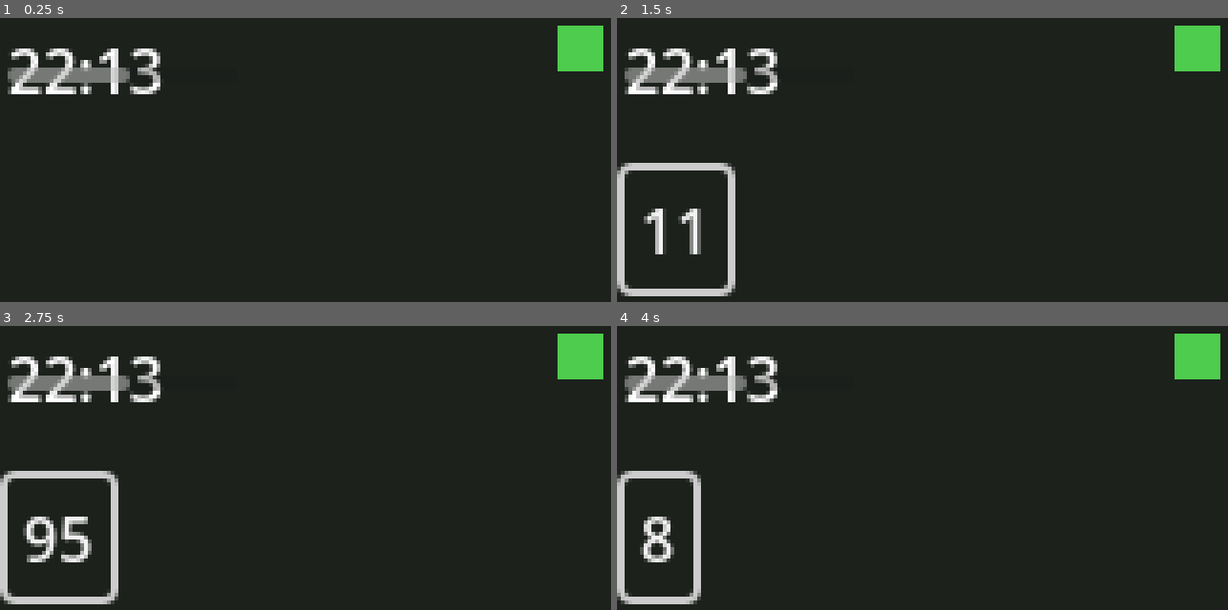
Above: before the commit, frames 1-4 (two rows, left to right).
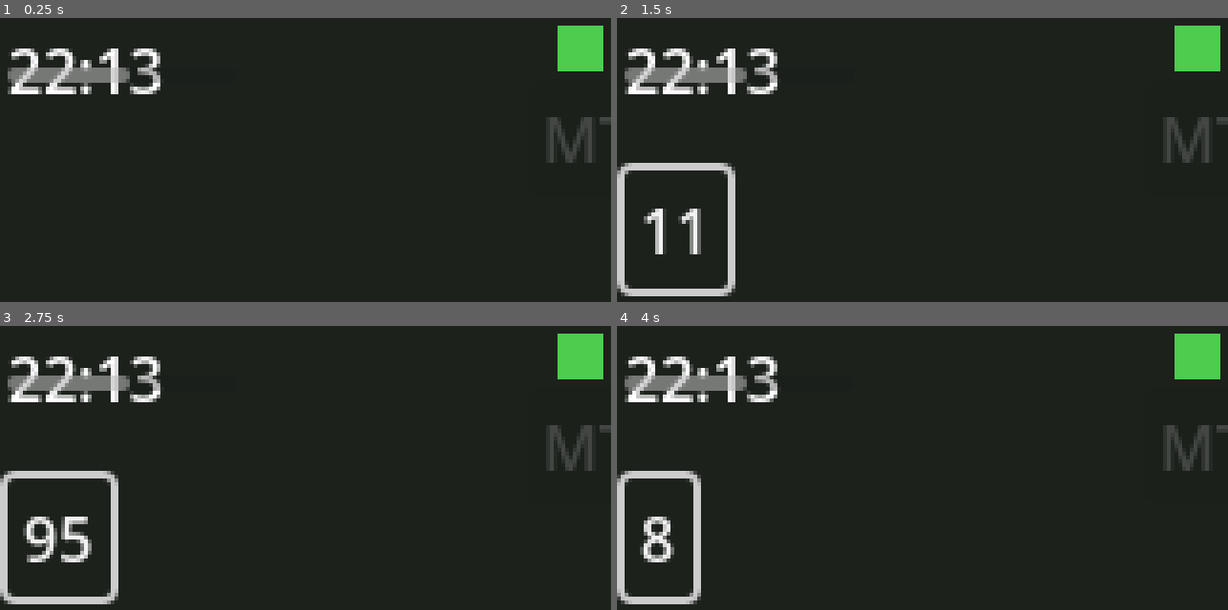
Above: after the commit, the same moments.

Repository: mkoh2/work.
Game: Godot game, scene res://scenes/Boot.tscn
Same seed, same stepped clock (60 frames per second), same inputs: the game is played once before the commit and once after it.
Inputs (mouse positions are in pixels of both pictures, inside the frame that each line leads up to):
- Up to frame 1 (0.25 s): no input
- Up to frame 2 (1.5 s): click (1197, 49) at 0.5 s; click (653, 194) at 1.27 s
- Up to frame 3 (2.75 s): click "11" at 2 s
- Up to frame 4 (4 s): click "95" at 2.75 s; click "67" at 3.5 s

The runs differ from the first frame. In frame 1, 0.5% of the frame differs, in the area x 90-100%, y 34-52%; in frame 2, 0.5%; in frame 3, 0.5%; in frame 4, 0.5%.

Commit message:
Add calendar-scheduled meetings with 8-bit room presentation
New task type (§6.2 item 5): meetings are fixed real-time calendar
events (one per weekday, random work-hours slot, 15-30 real minutes),
not randomized interrupts. Confirmed design: the player can join on
time, join late, or skip entirely -- nothing forces attendance. Joining
locks out the Desk for the meeting's real remaining duration, and tasks
that would have fired during that lockout count as missed too, reusing
§4's reconciliation rather than a parallel system, so attending has a
genuine cost against ordinary desk work.

- MeetingScheduler: calendar-slotted scheduling, on-time/late/missed
  attendance resolution, Trust deltas (0/-3/-8).
- Meeting.tscn/gd: the "8-bit glory" meeting room -- blocky retro
  attendee placeholders, distinct from the other tasks' panel look.
- Desk: a calendar chip that's only clickable once a meeting's window
  has opened (§1.1: nothing warns the player in advance).
- Refactored the local-time offset correction out of TaskScheduler into
  Clock (local_datetime_from_unix / unix_from_local_datetime) since
  MeetingScheduler needed the same conversion, including its inverse.

Found and fixed two real bugs by testing against the actual engine
before writing this into the scaffold as fact:
1. Time.get_unix_time_from_datetime_dict() does NOT normalize an
   out-of-range "day" field across a month boundary -- it errors and
   returns epoch 0. An earlier draft that stepped through calendar days
   by mutating a dict's day field would have silently scheduled
   meetings in 1970 the first time it crossed a month end. Rewrote the
   scheduling search to step forward via pure unix-epoch arithmetic
   instead, verified against a 20-day span crossing a real month
   boundary (Sept->Oct) with correct weekday/date rollover throughout.
2. Caught my own mistake during cleanup: `git checkout -- project.godot`
   (used to revert a temporary test edit to run/main_scene) discarded
   the uncommitted MeetingScheduler autoload registration too, since it
   reverts the whole file, not just the intended line. Caught immediately
   by re-running the boot test before committing; fixed by re-adding the
   registration rather than trusting the edit had survived.

Validated end-to-end against a real Godot 4.3 binary (still not
available as a persistent tool, downloaded fresh for this session):
clean boot with no errors, all three attendance paths exercised through
the real autoloads (on-time resolves with delta 0 confirmed via a
temporary main-scene test harness, late correctly detected and
displayed, missed confirmed via simulated multi-day-absence
reconciliation producing the correct count of missed meetings).

Co-Authored-By: Claude Sonnet 5 <noreply@anthropic.com>
Claude-Session: https://claude.ai/code/session_019yVjTR59U9K9aH1a3sS9KA

Diff:
--- a/autoload/Clock.gd
+++ b/autoload/Clock.gd
@@ -57,6 +57,35 @@
 	return "%02d:%02d" % [dt.hour, dt.minute]
 
 
+## Time.get_datetime_dict_from_unix_time() only returns UTC -- confirmed
+## against the real engine, there is no local-time overload for an
+## arbitrary past/future timestamp (unlike get_datetime_dict_from_system(),
+## which is always local "now"). Anything that needs the player's local
+## calendar day for a timestamp other than "now" (TaskScheduler's §6.3
+## weekday volume, MeetingScheduler's calendar slots) goes through this
+## pair rather than reimplementing the offset correction. Approximation:
+## can be off by an hour across a DST transition between "now" and the
+## timestamp in question -- acceptable for calendar-flavor systems, not
+## worth a full timezone library over.
+func _local_offset_seconds() -> float:
+	var now: float = Time.get_unix_time_from_system()
+	var local_now := Time.get_datetime_dict_from_system()
+	var utc_now := Time.get_datetime_dict_from_unix_time(int(now))
+	return (Time.get_unix_time_from_datetime_dict(local_now)
+			- Time.get_unix_time_from_datetime_dict(utc_now))
+
+
+func local_datetime_from_unix(unix_time: float) -> Dictionary:
+	return Time.get_datetime_dict_from_unix_time(int(unix_time + _local_offset_seconds()))
+
+
+## Inverse of local_datetime_from_unix(): given a local calendar dict
+## (year/month/day/hour/minute/second), returns the unix timestamp it
+## corresponds to. Verified round-trip against the real engine.
+func unix_from_local_datetime(dt: Dictionary) -> float:
+	return Time.get_unix_time_from_datetime_dict(dt) - _local_offset_seconds()
+
+
 func get_current_day() -> int:
 	var start: float = SaveState.data.get("run_start_unix", 0.0)
 	if start <= 0.0:
@@ -75,6 +104,7 @@
 	var now := Time.get_unix_time_from_system()
 	var result := {
 		"missed_task_penalties": [],
+		"missed_meeting_count": 0,
 		"abandoned": false,
 		"won": false,
 		"started_new_run": false,
@@ -95,6 +125,18 @@
 		for penalty in missed:
 			TrustManager.apply_delta(penalty)
 		result["missed_task_penalties"] = missed
+
+		# Same catch-up pattern for calendar-scheduled meetings: keep
+		# resolving "missed" until we reach one whose window is still in
+		# the future. Bounded by MeetingScheduler's own 14-day search cap.
+		var missed_meetings := 0
+		while true:
+			var meeting_penalty: float = MeetingScheduler.reconcile()
+			if meeting_penalty == 0.0:
+				break
+			TrustManager.apply_delta(meeting_penalty)
+			missed_meetings += 1
+		result["missed_meeting_count"] = missed_meetings
 
 		# A day here is a rolling 24h window since the last time the app was
 		# open, not a calendar date -- avoids timezone edge cases and matches
--- /dev/null
+++ b/autoload/MeetingScheduler.gd
@@ -0,0 +1,128 @@
+extends Node
+## Calendar-scheduled meetings (GAME_DESIGN.md §6.2 -- new task type).
+## Unlike TaskScheduler's randomized interrupts, a meeting is a fixed
+## real-time calendar event: a start time and a duration, one per weekday,
+## not drawn from a rolling interval. Confirmed design: the player can join
+## on time, join late, or skip entirely -- nothing forces attendance, but
+## joining does lock out the Desk/tasks for the remainder of the meeting.
+
+signal meeting_resolved(status: String, trust_delta: float) # "on_time" | "late" | "missed"
+
+const MEETING_WEEKDAYS := [
+	Time.WEEKDAY_MONDAY, Time.WEEKDAY_TUESDAY, Time.WEEKDAY_WEDNESDAY,
+	Time.WEEKDAY_THURSDAY, Time.WEEKDAY_FRIDAY,
+] # none on weekends by default -- same open weekend question as §6.3
+
+const WORK_HOUR_START := 9
+const WORK_HOUR_END := 17
+const MIN_DURATION := 15.0 * 60.0
+const MAX_DURATION := 30.0 * 60.0
+const LATE_GRACE := 3.0 * 60.0 # joining within this long after start still counts on time
+
+const LATE_PENALTY := -3.0
+const MISSED_PENALTY := -8.0 # within the §5 -8..-20 bad-task range
+
+var _rng := RandomNumberGenerator.new()
+
+
+func _ready() -> void:
+	_rng.randomize()
+	if SaveState.data.get("next_meeting_unix", 0.0) == 0.0:
+		_schedule_next(Time.get_unix_time_from_system())
+
+
+func get_next_meeting_unix() -> float:
+	return SaveState.data.get("next_meeting_unix", 0.0)
+
+
+func get_next_meeting_duration() -> float:
+	return SaveState.data.get("next_meeting_duration", MIN_DURATION)
+
+
+func is_meeting_live(now: float = -1.0) -> bool:
+	if now < 0.0:
+		now = Time.get_unix_time_from_system()
+	var start: float = get_next_meeting_unix()
+	return now >= start and now < start + get_next_meeting_duration()
+
+
+func has_meeting_window_passed(now: float = -1.0) -> bool:
+	if now < 0.0:
+		now = Time.get_unix_time_from_system()
+	var start: float = get_next_meeting_unix()
+	return start > 0.0 and now >= start + get_next_meeting_duration()
+
+
+## Called by Clock.reconcile_on_launch() and by Desk's live loop. If the
+## current meeting's window fully passed without the player ever joining,
+## it's missed -- same "catch up on what happened while you weren't
+## looking" pattern as §4's missed tasks. Returns the penalty applied, or
+## 0.0 if there was nothing to reconcile.
+func reconcile() -> float:
+	if has_meeting_window_passed():
+		return resolve_attendance("missed")
+	return 0.0
+
+
+## Called when the player clicks to join, so the Meeting scene can reflect
+## whether this is an on-time or late join. The actual Trust delta is
+## applied at resolve_attendance() when the meeting ends, not at join time.
+func join_status(now: float = -1.0) -> String:
+	if now < 0.0:
+		now = Time.get_unix_time_from_system()
+	return "on_time" if (now - get_next_meeting_unix()) <= LATE_GRACE else "late"
+
+
+## Called when a meeting concludes: the player sat through it (status
+## already known from join_status()), or the window passed unattended
+## (status = "missed", via reconcile()). Schedules the next meeting and
+## returns the Trust delta to apply.
+func resolve_attendance(status: String) -> float:
+	var delta: float = 0.0
+	match status:
+		"on_time":
+			delta = 0.0 # attendance is expected, not rewarded -- see §6.2
+		"late":
+			delta = LATE_PENALTY
+		"missed":
+			delta = MISSED_PENALTY
+	meeting_resolved.emit(status, delta)
+	_schedule_next(get_next_meeting_unix() + get_next_meeting_duration())
+	return delta
+
+
+## Steps forward in whole days via unix-epoch arithmetic only -- never by
+## mutating a calendar dict's "day" field directly. Confirmed against the
+## real engine: Time.get_unix_time_from_datetime_dict() does NOT normalize
+## an out-of-range day across a month boundary, it errors and returns 0 --
+## an earlier draft of this function would have silently scheduled
+## meetings in 1970 the first time it crossed a month end. Always starts
+## the search tomorrow (never "later today"), which keeps this simple at
+## the cost of the very first meeting of a fresh run not landing on day 1.
+func _schedule_next(after_unix: float) -> void:
+	var after_local := Clock.local_datetime_from_unix(after_unix)
+	var midnight_dt := after_local.duplicate()
+	midnight_dt["hour"] = 0
+	midnight_dt["minute"] = 0
+	midnight_dt["second"] = 0
+	var midnight_unix: float = Clock.unix_from_local_datetime(midnight_dt)
+
+	for offset_days in range(1, 15): # MEETING_WEEKDAYS always hits within 7
+		var candidate_midnight: float = midnight_unix + offset_days * Clock.SECONDS_PER_DAY
+		var candidate_local := Clock.local_datetime_from_unix(candidate_midnight)
+		if int(candidate_local["weekday"]) in MEETING_WEEKDAYS:
+			var hour: int = _rng.randi_range(WORK_HOUR_START, WORK_HOUR_END - 1)
+			var minute: int = _rng.randi_range(0, 59)
+			# Adding hours/minutes as seconds directly to a local-midnight
+			# unix timestamp, rather than round-tripping through the
+			# datetime dict again -- safe pure epoch arithmetic, though a
+			# DST transition landing on this exact candidate day could
+			# shift the intended local hour by up to one hour. Same
+			# documented approximation as Clock's offset correction.
+			var start_unix: float = candidate_midnight + hour * 3600.0 + minute * 60.0
+			SaveState.data["next_meeting_unix"] = start_unix
+			SaveState.data["next_meeting_duration"] = _rng.randf_range(MIN_DURATION, MAX_DURATION)
+			SaveState.save()
+			return
+
+	push_warning("MeetingScheduler: found no meeting weekday within 14 days -- check MEETING_WEEKDAYS")
--- a/autoload/SaveState.gd
+++ b/autoload/SaveState.gd
@@ -22,6 +22,8 @@
 		"run_start_unix": 0.0,
 		"last_open_unix": 0.0,
 		"next_task_unix": 0.0,
+		"next_meeting_unix": 0.0,
+		"next_meeting_duration": 0.0,
 		"consecutive_missed_days": 0,
 		"run_state": "active", # active | fired | abandoned | won
 		"present_mode": false,
--- a/autoload/TaskScheduler.gd
+++ b/autoload/TaskScheduler.gd
@@ -23,25 +23,6 @@
 	_rng.randomize()
 	if SaveState.data.get("next_task_unix", 0.0) == 0.0:
 		_schedule_next(Time.get_unix_time_from_system())
-
-
-## Time.get_datetime_dict_from_unix_time() only returns UTC -- confirmed
-## against the real engine, there is no local-time overload for an
-## arbitrary past timestamp (unlike get_datetime_dict_from_system(), which
-## is always local "now"). "Monday" should mean the player's local Monday,
-## so this computes the local UTC offset once by comparing system-local
-## "now" to system "now" re-read as UTC, then applies that fixed offset to
-## whatever timestamp is asked about. This is an approximation: a multi-day
-## absence spanning a DST transition can be off by an hour for the older
-## end of the gap. Acceptable for a task-volume flavor system; not worth a
-## full timezone library over.
-func _local_datetime(unix_time: float) -> Dictionary:
-	var now: float = Time.get_unix_time_from_system()
-	var local_now := Time.get_datetime_dict_from_system()
-	var utc_now := Time.get_datetime_dict_from_unix_time(int(now))
-	var offset: float = (Time.get_unix_time_from_datetime_dict(local_now)
-			- Time.get_unix_time_from_datetime_dict(utc_now))
-	return Time.get_datetime_dict_from_unix_time(int(unix_time + offset))
 
 
 ## Tasks-per-real-day range for the given weekday/month. §6.3, confirmed
@@ -71,7 +52,7 @@
 ## Converts a day's task-count range into an average interval between
 ## tasks, then jitters +/-40% around it so tasks don't arrive on a metronome.
 func _interval_range_for(from_unix: float) -> Vector2:
-	var dt := _local_datetime(from_unix)
+	var dt := Clock.local_datetime_from_unix(from_unix)
 	var volume: Vector2i = _volume_range_for(dt["weekday"], dt["month"])
 	var avg_volume: float = (volume.x + volume.y) / 2.0
 	var avg_interval: float = Clock.SECONDS_PER_DAY / avg_volume
--- a/project.godot
+++ b/project.godot
@@ -19,6 +19,7 @@
 ActivityTracker="*res://autoload/ActivityTracker.gd"
 AudioManager="*res://autoload/AudioManager.gd"
 TaskScheduler="*res://autoload/TaskScheduler.gd"
+MeetingScheduler="*res://autoload/MeetingScheduler.gd"
 
 [display]
 
--- a/scenes/Boot.gd
+++ b/scenes/Boot.gd
@@ -14,6 +14,7 @@
 
 	var result := Clock.reconcile_on_launch()
 	SaveState.data["pending_missed_count"] = result.get("missed_task_penalties", []).size()
+	SaveState.data["pending_missed_meetings"] = result.get("missed_meeting_count", 0)
 	SaveState.save()
 
 	var state: String = SaveState.data.get("run_state", "active")
--- a/scenes/Desk.gd
+++ b/scenes/Desk.gd
@@ -1,14 +1,21 @@
 extends Control
 ## The idle scene (GAME_DESIGN.md §9): real-time clock, Trust bar, presence
-## status, spreadsheet busywork, and the host for task interrupt overlays.
+## status, spreadsheet busywork, the calendar-meeting chip, and the host
+## for task/meeting overlays.
 
 @onready var _clock_label: Label = $ClockLabel
 @onready var _trust_bar: ProgressBar = $TrustBar
 @onready var _presence_dot: ColorRect = $StatusPanel/PresenceDot
 @onready var _task_layer: Control = $TaskLayer
+@onready var _calendar_chip: Button = $CalendarChip
 
 var _forecasting_scene := preload("res://scenes/tasks/ForecastingTask.tscn")
+var _meeting_scene := preload("res://scenes/tasks/Meeting.tscn")
+
 var _active_task: Node = null
+var _active_meeting: Node = null
+var _meeting_window_start: float = 0.0
+var _meeting_window_end: float = 0.0
 var _ending: bool = false
 
 
@@ -18,6 +25,7 @@
 	Clock.day_advanced.connect(_on_day_advanced)
 	Clock.job_abandoned.connect(_on_run_ended)
 	ActivityTracker.presence_changed.connect(_on_presence_changed)
+	_calendar_chip.pressed.connect(_on_calendar_chip_pressed)
 
 	_on_trust_changed(TrustManager.get_trust(), TrustManager.get_ceiling())
 	_on_presence_changed(ActivityTracker.get_state())
@@ -28,12 +36,36 @@
 
 func _process(_delta: float) -> void:
 	_clock_label.text = Clock.get_time_string()
+	_update_calendar_chip()
 
-	if _active_task == null and TaskScheduler.poll_due():
+	var overlay_busy: bool = _active_task != null or _active_meeting != null
+	if not overlay_busy and TaskScheduler.poll_due():
 		_start_task()
 
 	if SaveState.is_terminated():
 		_go_to_end_screen()
+
+
+## The calendar chip is only clickable once the meeting window has actually
+## opened -- per §1.1, nothing warns the player a meeting is coming, it
+## just becomes joinable when it's time (a real calendar reminder existing
+## in the world is fine; a system telling the player what to do about it
+## is not). Visible-but-disabled beforehand so the chip isn't a mystery.
+func _update_calendar_chip() -> void:
+	if _active_meeting != null:
+		_calendar_chip.disabled = true
+		return
+	var live := MeetingScheduler.is_meeting_live()
+	_calendar_chip.disabled = not live
+	_calendar_chip.modulate = Color(1, 1, 1, 1) if live else Color(1, 1, 1, 0.4)
+
+
+func _on_calendar_chip_pressed() -> void:
+	if _active_task != null or _active_meeting != null:
+		return
+	if not MeetingScheduler.is_meeting_live():
+		return
+	_start_meeting()
 
 
 ## Per §1.1/§4: reports what already happened (consequence), never a system
@@ -43,7 +75,11 @@
 	var count: int = SaveState.data.get("pending_missed_count", 0)
 	if count > 0:
 		print("You weren't at your desk for %d task%s." % [count, "" if count == 1 else "s"])
+	var missed_meetings: int = SaveState.data.get("pending_missed_meetings", 0)
+	if missed_meetings > 0:
+		print("You missed %d meeting%s." % [missed_meetings, "" if missed_meetings == 1 else "s"])
 	SaveState.data["pending_missed_count"] = 0
+	SaveState.data["pending_missed_meetings"] = 0
 	SaveState.save()
 
 
@@ -92,6 +128,35 @@
 	_active_task = null
 
 
+func _start_meeting() -> void:
+	ActivityTracker.set_task_active(true)
+	_meeting_window_start = Time.get_unix_time_from_system()
+	_meeting_window_end = MeetingScheduler.get_next_meeting_unix() + MeetingScheduler.get_next_meeting_duration()
+	var meeting := _meeting_scene.instantiate()
+	_task_layer.add_child(meeting)
+	_active_meeting = meeting
+	meeting.resolved.connect(_on_meeting_resolved)
+
+
+func _on_meeting_resolved(trust_delta: float) -> void:
+	TrustManager.apply_delta(trust_delta)
+
+	# Tasks that would have fired while locked in the meeting count as
+	# missed too -- attending really does cost you your desk work, the
+	# same reconciliation path as being away entirely (§4). Covers only
+	# the actual time spent inside the overlay, not the full scheduled
+	# meeting window, so joining late doesn't retroactively penalize time
+	# the player was free to handle tasks normally.
+	var missed: Array = TaskScheduler.consume_missed_tasks(_meeting_window_start, _meeting_window_end)
+	for penalty in missed:
+		TrustManager.apply_delta(penalty)
+
+	ActivityTracker.set_task_active(false)
+	if is_instance_valid(_active_meeting):
+		_active_meeting.queue_free()
+	_active_meeting = null
+
+
 ## Present Mode toggle (§7.1). Deliberately no label, tooltip, or feedback
 ## text anywhere near this -- it is reachable only by clicking the status
 ## panel itself, and the game never explains what it does.
--- a/scenes/Desk.tscn
+++ b/scenes/Desk.tscn
@@ -54,6 +54,14 @@
 flat = true
 text = ""
 
+[node name="CalendarChip" type="Button" parent="."]
+offset_left = 138.0
+offset_top = 16.0
+offset_right = 158.0
+offset_bottom = 26.0
+disabled = true
+text = "MTG"
+
 [node name="Spreadsheet" type="GridContainer" parent="."]
 offset_left = 2.0
 offset_top = 40.0
--- /dev/null
+++ b/scenes/tasks/Meeting.gd
@@ -0,0 +1,40 @@
+extends Control
+## The meeting room (GAME_DESIGN.md §6.2, "8-bit glory"). Calendar-scheduled
+## via MeetingScheduler, never a forced interrupt: this overlay only opens
+## when the player chooses to join (on time or late) through the Desk's
+## calendar chip. Once joined it locks out the Desk for the meeting's real
+## remaining duration -- confirmed design: joining is optional, but
+## attending is a real, unskippable block of real time once you're in.
+
+signal resolved(trust_delta: float)
+
+@onready var _status_label: Label = $Room/StatusLabel
+@onready var _time_bar: ProgressBar = $Room/TimeBar
+
+var _status: String
+var _end_unix: float
+var _done: bool = false
+
+
+func _ready() -> void:
+	_status = MeetingScheduler.join_status()
+	_end_unix = MeetingScheduler.get_next_meeting_unix() + MeetingScheduler.get_next_meeting_duration()
+
+	_status_label.text = "You're on time." if _status == "on_time" else "You're late."
+	_time_bar.min_value = 0.0
+	_time_bar.max_value = MeetingScheduler.get_next_meeting_duration()
+	set_process(true)
+
+
+func _process(_delta: float) -> void:
+	if _done:
+		return
+
+	var now := Time.get_unix_time_from_system()
+	var remaining: float = maxf(_end_unix - now, 0.0)
+	_time_bar.value = _time_bar.max_value - remaining
+
+	if remaining <= 0.0:
+		_done = true
+		var delta: float = MeetingScheduler.resolve_attendance(_status)
+		resolved.emit(delta)
--- /dev/null
+++ b/scenes/tasks/Meeting.tscn
@@ -0,0 +1,86 @@
+[gd_scene load_steps=2 format=3]
+
+[ext_resource type="Script" path="res://scenes/tasks/Meeting.gd" id="1"]
+
+[node name="Meeting" type="Control"]
+anchor_right = 1.0
+anchor_bottom = 1.0
+grow_horizontal = 2
+grow_vertical = 2
+mouse_filter = 1
+script = ExtResource("1")
+
+[node name="Dim" type="ColorRect" parent="."]
+anchor_right = 1.0
+anchor_bottom = 1.0
+grow_horizontal = 2
+grow_vertical = 2
+color = Color(0, 0, 0, 0.55)
+
+[node name="Room" type="Control" parent="."]
+anchor_left = 0.5
+anchor_top = 0.5
+anchor_right = 0.5
+anchor_bottom = 0.5
+offset_left = -72.0
+offset_top = -58.0
+offset_right = 72.0
+offset_bottom = 58.0
+grow_horizontal = 2
+grow_vertical = 2
+
+[node name="RoomBackground" type="ColorRect" parent="Room"]
+anchor_right = 1.0
+anchor_bottom = 1.0
+grow_horizontal = 2
+grow_vertical = 2
+color = Color(0.11, 0.2, 0.22, 1)
+
+[node name="StatusLabel" type="Label" parent="Room"]
+offset_left = 6.0
+offset_top = 6.0
+offset_right = 138.0
+offset_bottom = 18.0
+horizontal_alignment = 1
+text = "You're on time."
+
+[node name="AttendeeRow" type="HBoxContainer" parent="Room"]
+offset_left = 10.0
+offset_top = 38.0
+offset_right = 134.0
+offset_bottom = 62.0
+alignment = 1
+
+[node name="Attendee1" type="ColorRect" parent="Room/AttendeeRow"]
+layout_mode = 2
+custom_minimum_size = Vector2(14, 20)
+color = Color(0.7, 0.35, 0.35, 1)
+
+[node name="Attendee2" type="ColorRect" parent="Room/AttendeeRow"]
+layout_mode = 2
+custom_minimum_size = Vector2(14, 20)
+color = Color(0.35, 0.55, 0.7, 1)
+
+[node name="Attendee3" type="ColorRect" parent="Room/AttendeeRow"]
+layout_mode = 2
+custom_minimum_size = Vector2(14, 20)
+color = Color(0.65, 0.6, 0.3, 1)
+
+[node name="Attendee4" type="ColorRect" parent="Room/AttendeeRow"]
+layout_mode = 2
+custom_minimum_size = Vector2(14, 20)
+color = Color(0.45, 0.65, 0.4, 1)
+
+[node name="Table" type="ColorRect" parent="Room"]
+offset_left = 10.0
+offset_top = 70.0
+offset_right = 134.0
+offset_bottom = 92.0
+color = Color(0.36, 0.22, 0.12, 1)
+
+[node name="TimeBar" type="ProgressBar" parent="Room"]
+offset_left = 10.0
+offset_top = 100.0
+offset_right = 134.0
+offset_bottom = 106.0
+show_percentage = false
Not shown, changed: GAME_DESIGN.md
